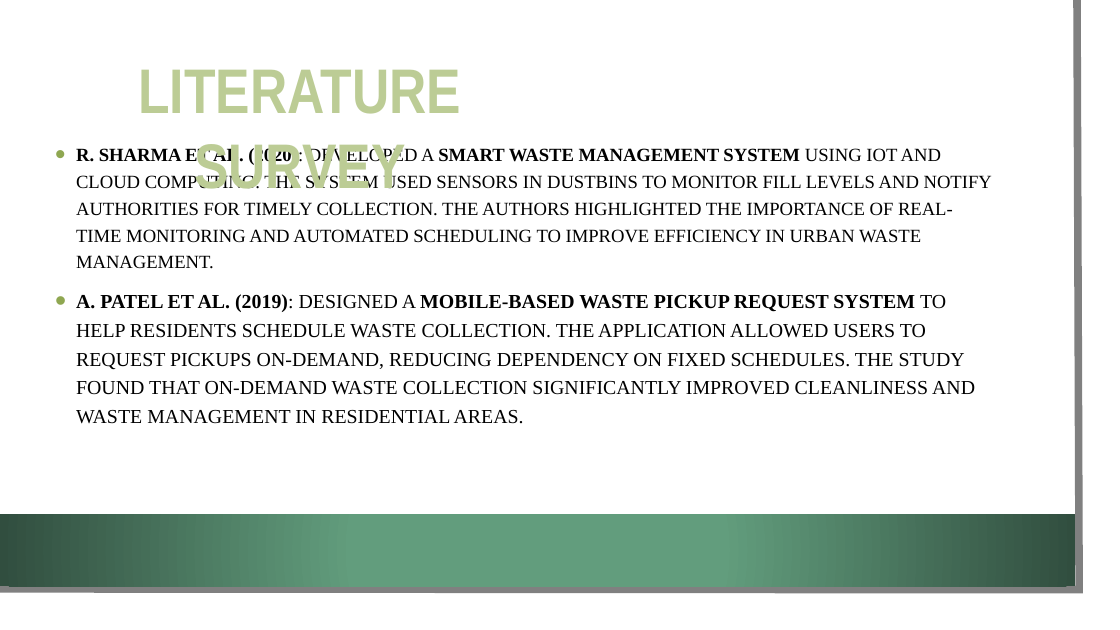
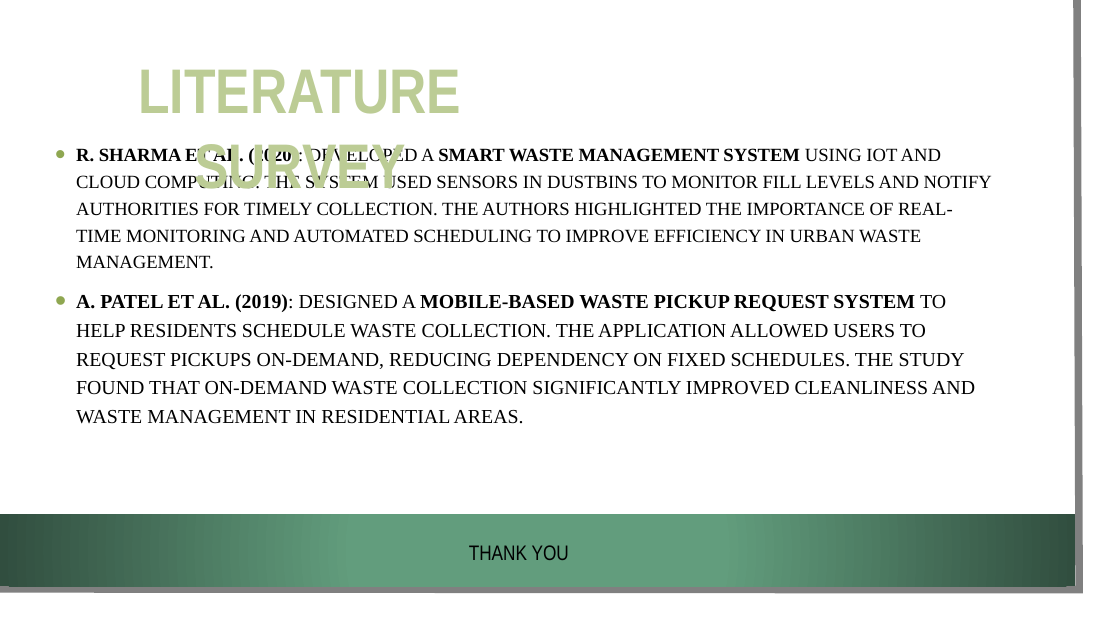
Before and after one commit to sunilaldo/PGPROJECT, a slide deck: slide 7 of PGPROJECT-0Review.pptx (slide 6 before the commit). Drawn at 1120x630 pixels with LibreOffice and Linux fonts; fonts in the diff are those of the drawing; background and template pictures are left out. Boxes give left, top, right and bottom in pixels: in the first picture for what was removed or moved away, otherwise in the second. Text is boxed around its words. In the diff, an @@ line names an element or a change of style, - is before the commit and + after.

```diff
--- a/PGPROJECT-0Review.pptx
+++ b/PGPROJECT-0Review.pptx
@@ text added at (x1=469, y1=545, x2=569, y2=560), 18 pt, text #000000 @@
+THANK YOU
```
Also in this commit, not shown: 2 other slides changed, 1 slide added, 1 slide removed.
